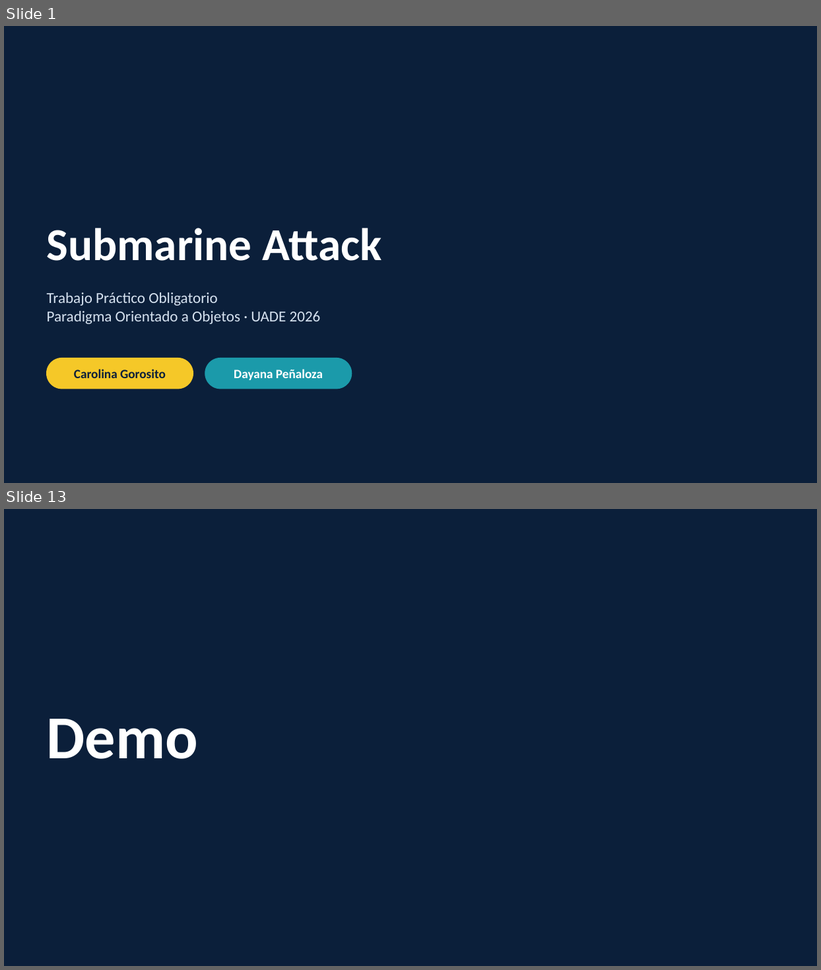
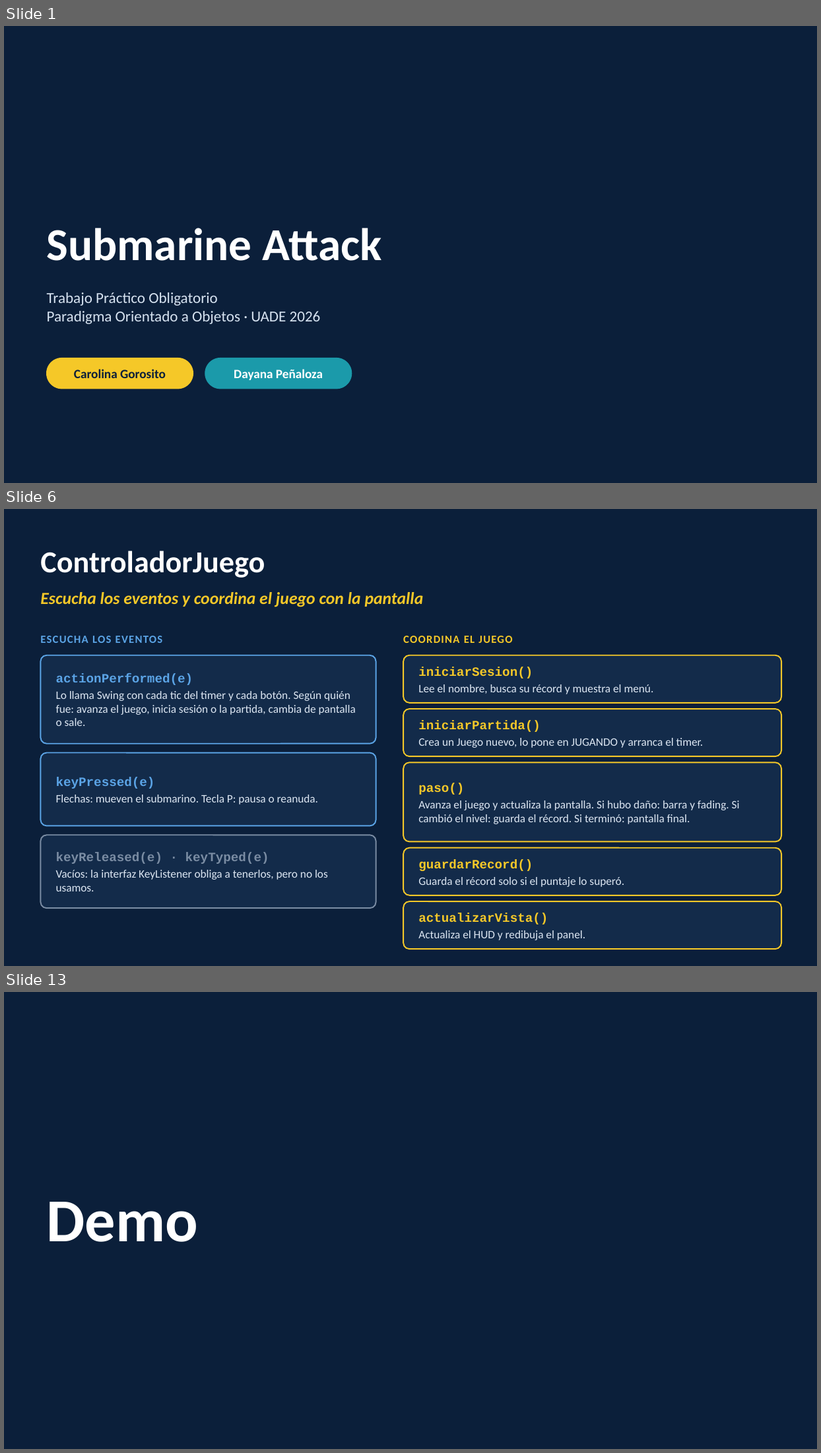
Before and after one commit to dypenaloza/TPO_Submarine_Attack, a slide deck: docs/Presentacion_Submarine_Attack.pptx. Shown one above the other, each under a label of ours: slides 1 and 13 before the commit, slides 1, 6 and 13 after it; the slides between them are not shown. The pictures are 821x970 and 821x1453 pixels, drawn with LibreOffice and Linux fonts; fonts in the diff are those of the drawing; background and template pictures are left out. Boxes give left, top, right and bottom in pixels: in the first picture for what was removed or moved away, otherwise in the second. Text is boxed around its words. In the diff, an @@ line names an element or a change of style, - is before the commit and + after.

Commit message:
Rediseño de la presentación y guion actualizado

```diff
--- a/docs/Presentacion_Submarine_Attack.pptx
+++ b/docs/Presentacion_Submarine_Attack.pptx
@@ slide 6 added at [4, 509, 817, 966], background picture (left out) @@
@@ rectangle added at [4, 509, 817, 966], fill #0B1F3A at 94% opacity @@
@@ text added at [40, 551, 265, 578], 36 pt, text #FFFFFF, bold @@
+ControladorJuego
@@ text added at [40, 592, 424, 607], 20 pt, text #F5C828, bold, italic @@
+Escucha los eventos y coordina el juego con la pantalla
@@ text added at [40, 636, 163, 643], 13 pt, text #5BA4E6, bold @@
+ESCUCHA LOS EVENTOS
@@ text added at [403, 636, 512, 643], 13 pt, text #F5C828, bold @@
+COORDINA EL JUEGO
@@ rounded rectangle added at [40, 656, 376, 744], fill #132B4A, outline #5BA4E6 1.5 pt @@
@@ rounded rectangle added at [403, 656, 781, 703], fill #132B4A, outline #F5C828 1.5 pt @@
@@ text added at [418, 667, 654, 694], 13.5 pt, text #DCE6F2 @@
+iniciarSesion()
+Lee el nombre, busca su récord y muestra el menú.
@@ text added at [56, 673, 356, 726], 13.5 pt, text #DCE6F2 @@
+actionPerformed(e)
+Lo llama Swing con cada tic del timer y cada botón. Según quién fue: avanza el juego, inicia sesión o la partida, cambia de pantalla o sale.
@@ rounded rectangle added at [403, 709, 781, 757], fill #132B4A, outline #F5C828 1.5 pt @@
@@ text added at [418, 720, 704, 748], 13.5 pt, text #DCE6F2 @@
+iniciarPartida()
+Crea un Juego nuevo, lo pone en JUGANDO y arranca el timer.
@@ rounded rectangle added at [40, 753, 376, 826], fill #132B4A, outline #5BA4E6 1.5 pt @@
@@ rounded rectangle added at [403, 762, 781, 842], fill #132B4A, outline #F5C828 1.5 pt @@
@@ text added at [56, 777, 318, 805], 13.5 pt, text #DCE6F2 @@
+keyPressed(e)
+Flechas: mueven el submarino. Tecla P: pausa o reanuda.
@@ text added at [418, 783, 740, 824], 13.5 pt, text #DCE6F2 @@
+paso()
+Avanza el juego y actualiza la pantalla. Si hubo daño: barra y fading. Si cambió el nivel: guarda el récord. Si terminó: pantalla final.
@@ rounded rectangle added at [40, 835, 376, 908], fill #132B4A, outline #7A8CA3 1.5 pt @@
@@ text added at [56, 853, 328, 892], 13.5 pt, text #DCE6F2 @@
+keyReleased(e) · keyTyped(e)
+Vacíos: la interfaz KeyListener obliga a tenerlos, pero no los usamos.
@@ rounded rectangle added at [403, 848, 781, 896], fill #132B4A, outline #F5C828 1.5 pt @@
@@ text added at [418, 859, 624, 887], 13.5 pt, text #DCE6F2 @@
+guardarRecord()
+Guarda el récord solo si el puntaje lo superó.
@@ rounded rectangle added at [403, 902, 781, 949], fill #132B4A, outline #F5C828 1.5 pt @@
@@ text added at [418, 913, 585, 941], 13.5 pt, text #DCE6F2 @@
+actualizarVista()
+Actualiza el HUD y redibuja el panel.
```
Also in this commit, not shown: 8 slides changed, 2 other slides added, 3 slides removed, 1 other file.
